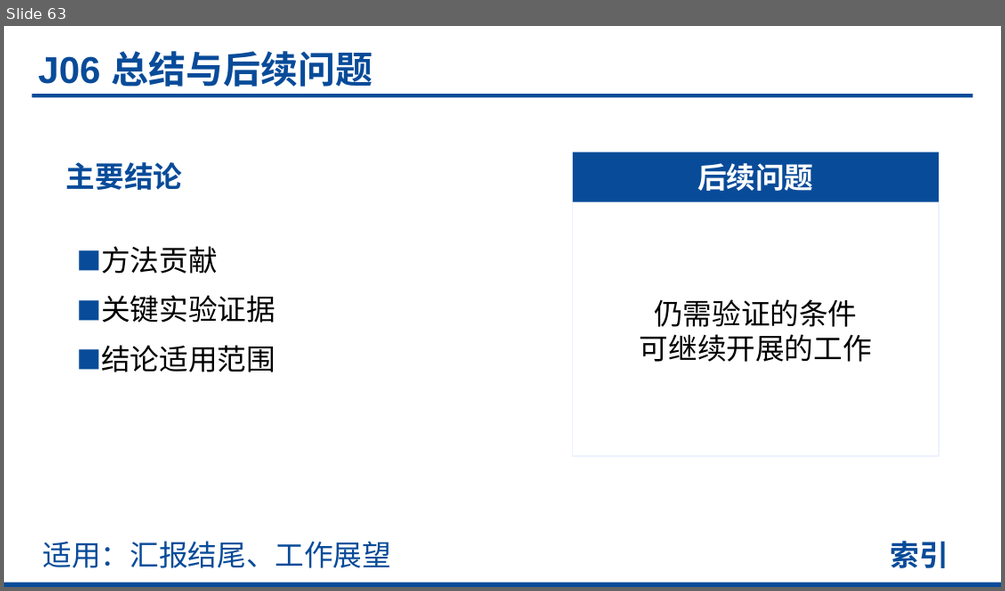
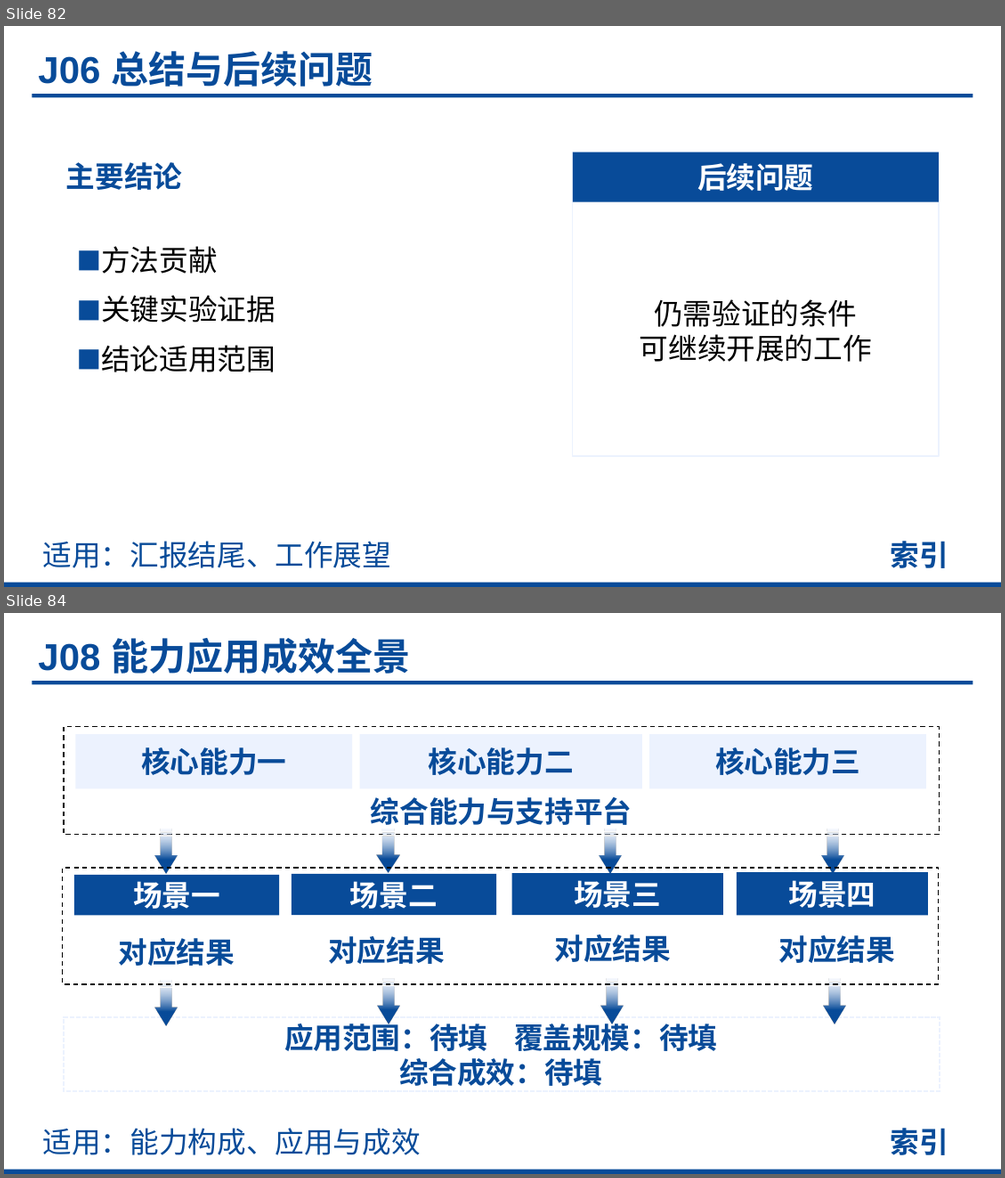
Before and after one commit to realihang/academic-ppt-skill, a slide deck: assets/element-reference.pptx. Shown one above the other, each under a label of ours: slide 63 before the commit, slides 82 and 84 after it; the slides between them are not shown. The pictures are 1005x591 and 1005x1178 pixels, drawn with LibreOffice and Linux fonts; fonts in the diff are those of the drawing. Boxes give left, top, right and bottom in pixels: in the first picture for what was removed or moved away, otherwise in the second. Text is boxed around its words. In the diff, an @@ line names an element or a change of style, - is before the commit and + after.

```diff
--- a/assets/element-reference.pptx
+++ b/assets/element-reference.pptx
@@ slide 84 added at box(4, 613, 1001, 1174), background #FFFFFF @@
@@ text added at box(38, 638, 410, 674), 36 pt, text #084B99, bold @@
+J08 能力应用成效全景
@@ rectangle added at box(32, 681, 973, 685), fill #084B99 @@
@@ group added at box(63, 727, 939, 1092): 10 rectangles, 8 freeform shapes, 6 texts @@
+核心能力一
+核心能力二
+核心能力三
+综合能力与支持平台
+应用范围：待填 覆盖规模：待填
+综合成效：待填
+场景二
+场景三
+对应结果
+场景四
+对应结果
+场景一
+对应结果
+对应结果
@@ text added at box(43, 1127, 421, 1155), 28 pt, text #084B99 @@
+适用：能力构成、应用与成效
@@ text added at box(890, 1127, 947, 1155), 28 pt, text #084B99, bold @@
+索引
@@ rectangle added at box(4, 1169, 1001, 1174), fill #084B99 @@
@@ what was slide 63 is now slide 82 @@
```
Also in this commit, not shown: 7 slides changed, 21 other slides added, 13 other files.
